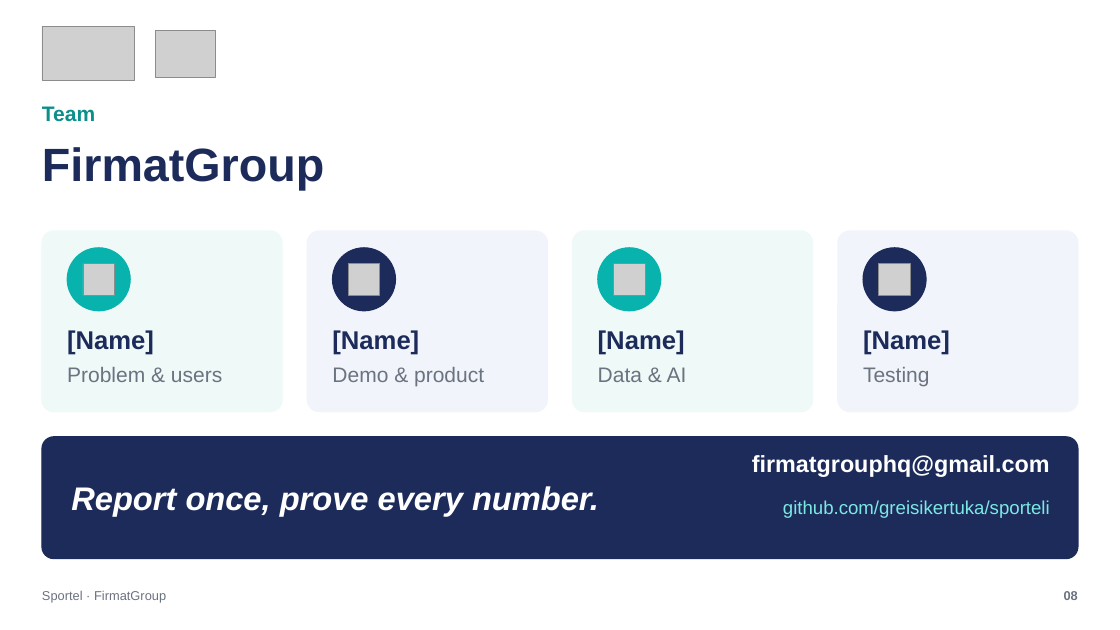
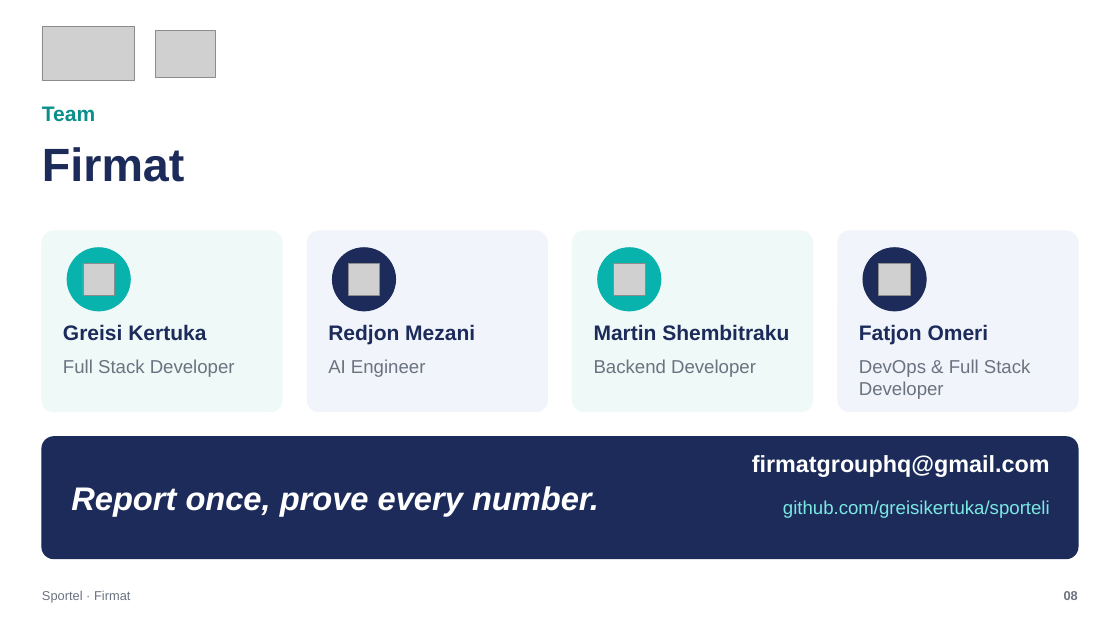
Before and after one commit to greisikertuka/sporteli, a slide deck: slide 8 of docs/pitch/final/Firmat_Final.pptx. Drawn at 1120x630 pixels with LibreOffice and Linux fonts; fonts in the diff are those of the drawing; grey boxes stand for pictures. Boxes give left, top, right and bottom in pixels: in the first picture for what was removed or moved away, otherwise in the second. Text is boxed around its words. In the diff, an @@ line names an element or a change of style, - is before the commit and + after.

```diff
--- a/docs/pitch/final/Firmat_Final.pptx
+++ b/docs/pitch/final/Firmat_Final.pptx
@@ text at bbox=[42, 147, 184, 182]: text changed @@
-FirmatGroup
+Firmat
@@ text at bbox=[63, 324, 206, 341]: text changed; size 22 to 18 pt @@
-[Name]
+Greisi Kertuka
@@ text at bbox=[328, 324, 475, 344]: text changed; size 22 to 18 pt @@
-[Name]
+Redjon Mezani
@@ text at bbox=[594, 324, 789, 340]: text changed; size 22 to 18 pt @@
-[Name]
+Martin Shembitraku
@@ text at bbox=[859, 324, 989, 344]: text changed; size 22 to 18 pt @@
-[Name]
+Fatjon Omeri
@@ text at bbox=[63, 359, 235, 377]: text changed; size 18 to 16 pt @@
-Problem & users
+Full Stack Developer
@@ text at bbox=[328, 359, 425, 377]: text changed; size 18 to 16 pt @@
-Demo & product
+AI Engineer
@@ text at bbox=[594, 359, 756, 377]: text changed; size 18 to 16 pt @@
-Data & AI
+Backend Developer
@@ text at bbox=[859, 359, 1031, 399]: text changed; size 18 to 16 pt @@
-Testing
+DevOps & Full Stack Developer
@@ text at bbox=[42, 591, 130, 603]: text changed @@
-Sportel · FirmatGroup
+Sportel · Firmat
```
Also in this commit, not shown: 7 other slides changed, 7 other files.
